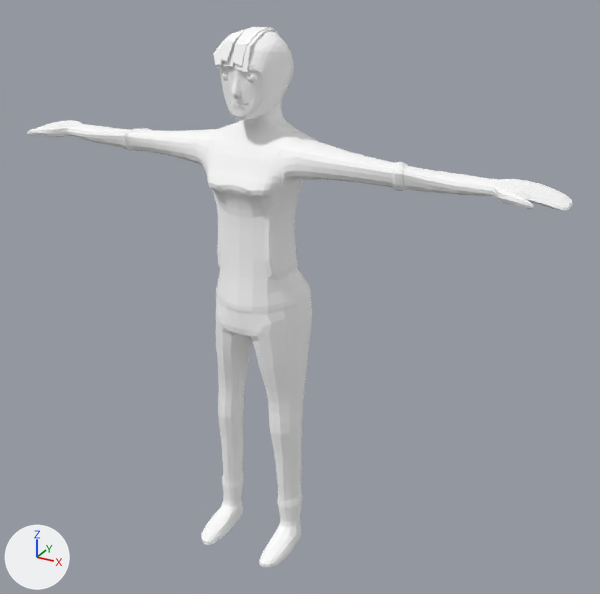
The glTF model frontend/assets/models3d/packs/quaternius-fbx/smooth_female_alternative.glb, before and after one commit.
Both versions are drawn from a 50 mm lens placed at (1.41, -2.25, 2.13), pointed at (0.13, 0.07, 0.97). Lighting does not change. The marker at lower left points along +X, +Y and +Z. The first picture is the older version. Where no turn or scale is listed for an object, it has been applied to the vertices.

Names of what the first picture shows: 'Female'.
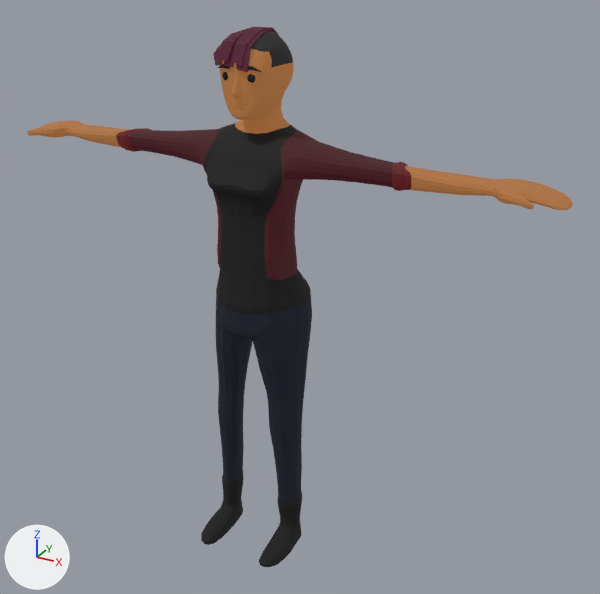
Pixel boxes [x1, y1, x2, y2] of what changed, in the pictures (600 x 594 px):
```json
{"object": "Female", "change": "recoloured, surface changed", "before": [27, 27, 573, 567], "after": [27, 27, 573, 567], "on screen": "darker"}
```

Edits to the scene script, one JSON object a line:
```json
{"op": "set", "path": "mat_material_0.base_color", "old": "(1.0, 1.0, 1.0)", "new": "(0.00225, 0.00225, 0.00225)", "note": "white #ffffff -> black #070707"}
{"op": "set", "path": "mat_material_1.base_color", "old": "(1.0, 1.0, 1.0)", "new": "(0.0609, 0.00442, 0.00538)", "note": "white #ffffff -> dark red #460e10"}
{"op": "add", "block": "mat_material_1", "code": "mat_material_1.emission_strength = 1.0"}
{"op": "set", "path": "mat_material_2.base_color", "old": "(1.0, 1.0, 1.0)", "new": "(0.00267, 0.00366, 0.00866)", "note": "white #ffffff -> black #090c17"}
{"op": "add", "block": "mat_material_2", "code": "mat_material_2.emission_strength = 1.0"}
{"op": "add", "block": "mat_material_2", "code": "mat_material_2.emission_color = (0.00267, 0.00366, 0.00866)  # black #090c17"}
{"op": "set", "path": "mat_material_3.base_color", "old": "(1.0, 1.0, 1.0)", "new": "(0.00197, 0.00197, 0.00197)", "note": "white #ffffff -> black #060606"}
{"op": "set", "path": "mat_material_4.base_color", "old": "(1.0, 1.0, 1.0)", "new": "(0.0285, 0.00218, 0.00501)", "note": "white #ffffff -> dark red #2f0710"}
{"op": "add", "block": "mat_material_4", "code": "mat_material_4.emission_strength = 1.0"}
{"op": "add", "block": "mat_material_4", "code": "mat_material_4.emission_color = (0.0285, 0.00218, 0.00501)  # dark red #2f0710"}
{"op": "set", "path": "mat_material_5.base_color", "old": "(1.0, 1.0, 1.0)", "new": "(0.211, 0.0828, 0.0235)", "note": "white #ffffff -> brown #7f512a"}
{"op": "add", "block": "mat_material_5", "code": "mat_material_5.emission_strength = 1.0"}
{"op": "add", "block": "mat_material_5", "code": "mat_material_5.emission_color = (0.211, 0.0828, 0.0235)  # brown #7f512a"}
{"op": "set", "path": "mat_material_6.base_color", "old": "(1.0, 1.0, 1.0)", "new": "(0.00814, 0.00814, 0.00814)", "note": "white #ffffff -> black #161616"}
{"op": "set", "path": "mat_material_7.base_color", "old": "(1.0, 1.0, 1.0)", "new": "(0.0398, 0.00317, 0.0134)", "note": "white #ffffff -> dark red #380a1f"}
{"op": "add", "block": "mat_material_7", "code": "mat_material_7.emission_strength = 1.0"}
{"op": "set", "path": "mat_material_8.base_color", "old": "(1.0, 1.0, 1.0)", "new": "(0.00367, 0.00367, 0.00367)", "note": "white #ffffff -> black #0c0c0c"}
{"op": "add", "block": "mat_material_8", "code": "mat_material_8.emission_strength = 0.00367"}
{"op": "set", "path": "mat_material_9.base_color", "old": "(1.0, 1.0, 1.0)", "new": "(0.00197, 0.00197, 0.00197)", "note": "white #ffffff -> black #060606"}
{"op": "add", "block": "mat_material_9", "code": "mat_material_9.emission_strength = 0.00197"}
```
